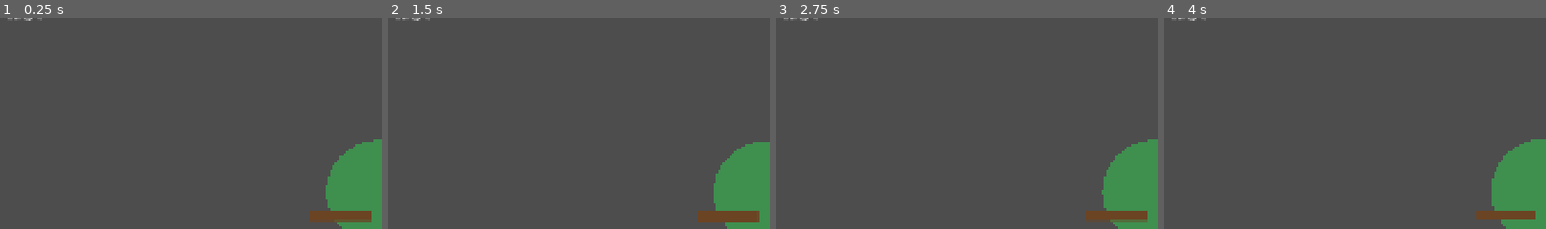
Above: before the commit, frames 1-4 (left to right).
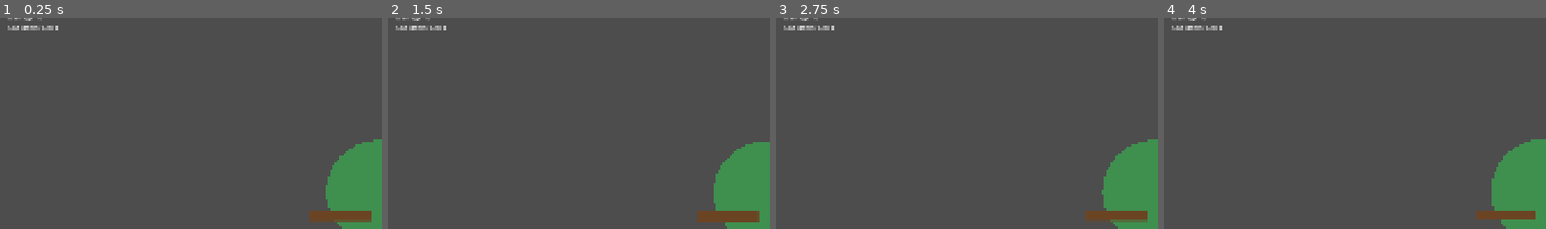
Above: after the commit, the same moments.

Repository: Triggggie/tree-guardian
Game: Godot game, scene res://scenes/main_world.tscn
Two runs of this game, one before a commit and one after it. Both use one fixed random seed, a clock stepped at 60 frames per second and the inputs below. The project has no main scene, so this scene is started directly.
Inputs:
- Up to frame 1 (0.25 s): no input
- Up to frame 2 (1.5 s): no input
- Up to frame 3 (2.75 s): no input
- Up to frame 4 (4 s): no input
The pictures show only the part of the screen within x 0-50%, y 15-65%; the shares and areas given below are measured in that part.

The runs differ from the first frame. In frame 1, 0.2% of the frame differs, in the area x 2-16%, y 3-6%; in frame 2, 0.2%; in frame 3, 0.2%; in frame 4, 0.2%.

Commit message:
Add branch cooldown scaling

Diff:
--- a/branch_info_label.gd
+++ b/branch_info_label.gd
@@ -37,5 +37,6 @@
 			strength_branch.current_xp,
 			strength_branch.xp_required_per_level
 		]
-		+ "Damage %.0f" % strength_branch.get_current_damage()
+		+ "Damage %.0f\n" % strength_branch.get_current_damage()
+		+ "Cooldown %.2f s" % strength_branch.get_current_attack_cooldown()
 	)
--- a/scripts/strength_branch.gd
+++ b/scripts/strength_branch.gd
@@ -10,6 +10,10 @@
 @export var damage_per_level: float = 2.0
 @export var attack_angle_degrees: float = 18.0
 @export var attack_duration: float = 0.12
+
+@export var base_attack_cooldown: float = 1.5
+@export var cooldown_reduction_per_level: float = 0.15
+@export var minimum_attack_cooldown: float = 0.45
 
 @export_category("Progression")
 @export var xp_required_per_level: int = 2
@@ -34,8 +38,26 @@
 	resting_rotation = rotation
 	cooldown_timer.timeout.connect(_on_cooldown_timer_timeout)
 
+	update_attack_cooldown()
+
 	if cooldown_timer.is_stopped():
 		cooldown_timer.start()
+
+
+func get_current_attack_cooldown() -> float:
+	var calculated_cooldown: float = (
+		base_attack_cooldown
+		- cooldown_reduction_per_level * (branch_level - 1)
+	)
+
+	return max(
+		calculated_cooldown,
+		minimum_attack_cooldown
+	)
+
+
+func update_attack_cooldown() -> void:
+	cooldown_timer.wait_time = get_current_attack_cooldown()
 
 
 func _draw() -> void:
@@ -154,6 +176,8 @@
 
 func level_up() -> void:
 	branch_level += 1
+
+	update_attack_cooldown()
 	queue_redraw()
 	level_changed.emit(branch_level)
 
@@ -161,5 +185,8 @@
 		"Strength Branch dosáhla levelu ",
 		branch_level,
 		" | Damage: ",
-		get_current_damage()
+		get_current_damage(),
+		" | Cooldown: ",
+		get_current_attack_cooldown(),
+		" s"
 	)
